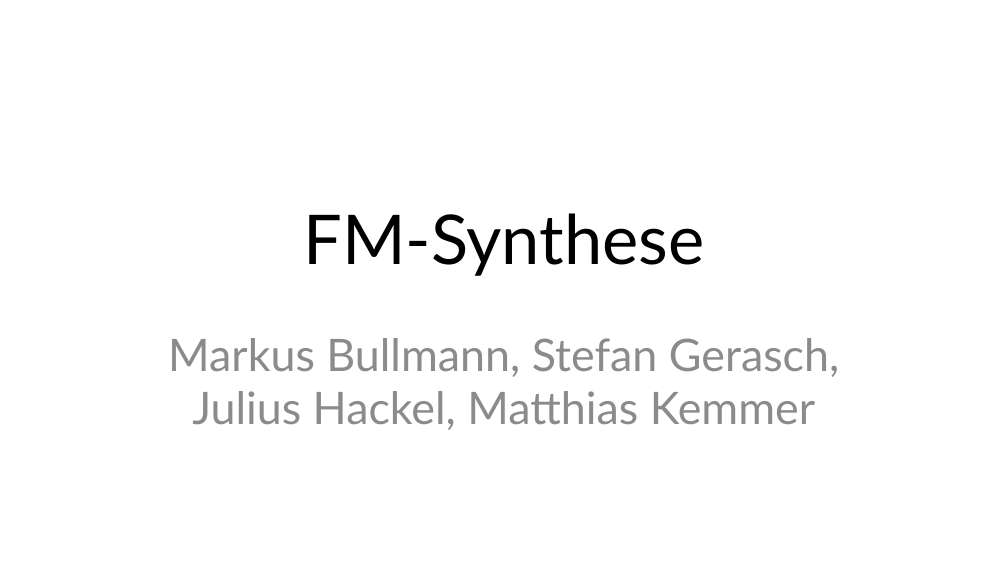
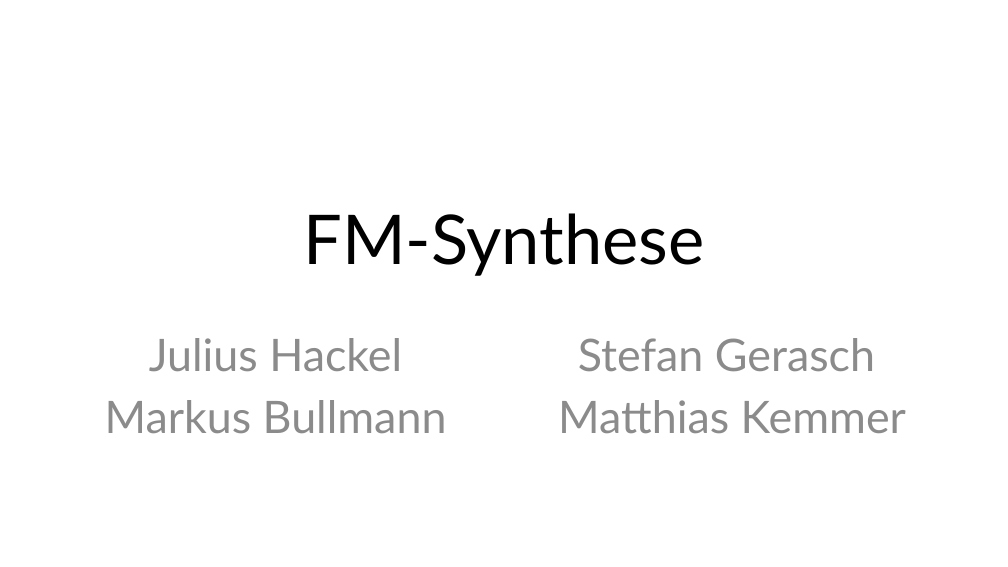
Before and after one commit to MBulli/VSeminar, a slide deck: slide 1 of Praesentation/FMSynthese-Julius.pptx. Drawn at 1008x567 pixels with LibreOffice and Linux fonts; fonts in the diff are those of the drawing; background and template pictures are left out. Boxes give left, top, right and bottom in pixels: in the first picture for what was removed or moved away, otherwise in the second. Text is boxed around its words. In the diff, an @@ line names an element or a change of style, - is before the commit and + after.

```diff
--- a/Praesentation/FMSynthese-Julius.pptx
+++ b/Praesentation/FMSynthese-Julius.pptx
@@ subtitle at (x1=105, y1=338, x2=447, y2=433): text changed @@
-Markus Bullmann, Stefan Gerasch, Julius Hackel, Matthias Kemmer
+Julius Hackel
+Markus Bullmann
@@ text added at (x1=558, y1=338, x2=906, y2=433), 32 pt, text #8C8C8C @@
+Stefan Gerasch
+Matthias Kemmer
```
Also in this commit, not shown: 1 other slide changed.
